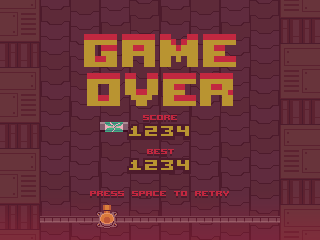
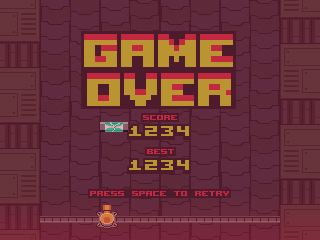
Two versions of the same layered image (320px x 240px). Layer-by-layer changes:
painted on "game over" (2nd of 2, in "game over") over left=121, top=34, right=236, bottom=106
added layer "Layer 11" in group "game over" over left=81, top=31, right=236, bottom=198
